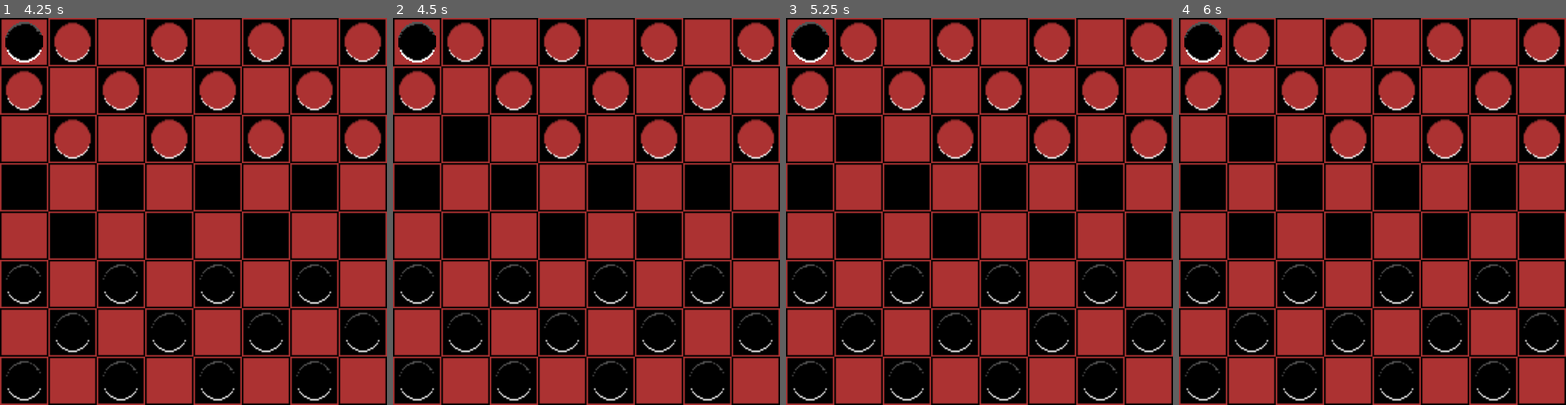
Above: before the commit, frames 1-4 (left to right).
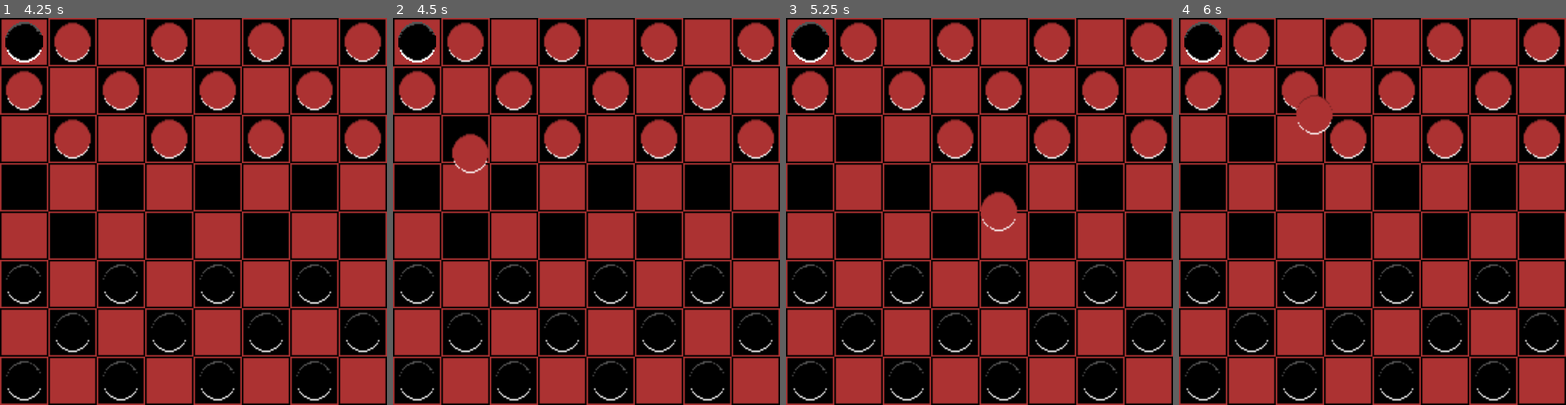
Above: after the commit, the same moments.

Repository: psantimauro/godotProjects
Game: Godot game, scene res://scenes/Main.tscn
Same seed, same stepped clock (60 frames per second), same inputs: the game is played once before the commit and once after it.
Inputs (mouse positions are in pixels of both pictures, inside the frame that each line leads up to):
- Up to frame 1 (4.25 s): tap Enter at 0.5, 2, 3.5 s; move the mouse to (278, 192) at 0.52 s; click (278, 192) at 0.67 s; tap Space at 1.25, 2.75 s; move the mouse to (116, 230) at 1.27 s; click (116, 230) at 1.42 s; move the mouse to (232, 126) at 2.02 s; click (232, 126) at 2.17 s; move the mouse to (174, 288) at 2.77 s; click (174, 288) at 2.92 s; move the mouse to (309, 269) at 3.52 s; click (309, 269) at 3.67 s
- Up to frame 2 (4.5 s): tap Space at 4.25 s; move the mouse to (470, 153) at 4.27 s; click (470, 153) at 4.42 s
- Up to frame 3 (5.25 s): move the mouse to (998, 211) at 5.02 s; click (998, 211) at 5.17 s
- Up to frame 4 (6 s): move the mouse to (1314, 114) at 5.77 s; click (1314, 114) at 5.92 s

Frame 1 is identical in both runs. In frame 2, 0.7% of the frame differs, in the area x 15-25%, y 29-41%; in frame 3, 0.5%; in frame 4, 0.4%.

Commit message:
Added Piece/Cursor Follow and started laying out work for scoring

Diff:
--- a/Checkers/MainGame.gd
+++ b/Checkers/MainGame.gd
@@ -14,6 +14,7 @@
 	generateBoard()
 	intializePlayerPieces()
 	$TileMap.updateBoard(BoardDictionary)
+	currentPlayer.currentTurn = true
 	print("Go ", currentPlayer.color)
 
 
@@ -33,24 +34,25 @@
 				tileItem["piece"] = currentPieceInPlayerHand
 				print("returning :", tilePosition)
 				currentPieceInPlayerHand = null
+				currentPlayer.showPieceInHand = false
 				BoardDictionary[str(tilePosition)] = tileItem
 				$TileMap.updateBoardCell(tileItem,tilePosition.x, tilePosition.y)
-			elif tileItem["piece"] != "":
-				pickingUp = false
-				previousPosition = tilePosition
+		#	elif tileItem["piece"] != null:
+		#		pickingUp = false
+		#		previousPosition = tilePosition
 				#erase_cell(1,tilePosition)
-				print("removing ", str(tilePosition))
-				currentPieceInPlayerHand = tileItem["piece"]
-				tileItem["piece"] = ""
-				BoardDictionary[str(tilePosition)] = tileItem
-				$TileMap.updateBoardCell(tileItem,tilePosition.x, tilePosition.y)
-			elif previousPosition and (isValidPosition(tileItem,d, currentPieceInPlayerHand,false)): #  or d == Vector2i.ZERO)
+		#		print("removing ", str(tilePosition))
+		#		currentPieceInPlayerHand = tileItem["piece"]
+		#		tileItem["piece"] = null
+		#		BoardDictionary[str(tilePosition)] = tileItem
+		#		$TileMap.updateBoardCell(tileItem,tilePosition.x, tilePosition.y)
+			elif previousPosition and (isValidPosition(tileItem,d, currentPieceInPlayerHand)): #  or d == Vector2i.ZERO)
 
 				#set_cell(1,tilePosition,1, Vector2(currentPiece/2,0), 0)
 				tileItem["piece"] = currentPieceInPlayerHand
 				print("placing :", tilePosition)
 				currentPieceInPlayerHand = null
-
+				currentPlayer.showPieceInHand = false
 				BoardDictionary[str(tilePosition)] = tileItem
 				$TileMap.updateBoardCell(tileItem,tilePosition.x, tilePosition.y)
 				changeCurrentPlayer()
@@ -60,27 +62,49 @@
 		mouse_click_positions = tilePosition
 		if BoardDictionary.has(str(tilePosition)) and currentPieceInPlayerHand == null:
 			var tileItem = BoardDictionary[str(tilePosition)]
-			if tileItem["piece"] and  tileItem["piece"] == currentPlayer.color:
+			if tileItem["piece"] and  tileItem["piece"].color == currentPlayer.color:
 				currentPieceInPlayerHand = tileItem["piece"]
-				tileItem["piece"] = ""
+				tileItem["piece"] = null
 				BoardDictionary[str(tilePosition)] = tileItem
 				previousPosition = tilePosition
 				print("picking ", tilePosition)
 				$TileMap.updateBoardCell(tileItem,tilePosition.x, tilePosition.y)
 				pickingUp = true
+				currentPlayer.showPieceInHand = true
 
-func isValidPosition(item, delta, color, isKinged):
+func isValidPosition(item, delta, piece):
+	var isKinged = piece.kinged
 	if item["color"] != "black":
 		return
 	var canGoUp
 	var canGoDown
-	if color == "red":
+	if piece.color == "red":
 		canGoDown = true
 		canGoUp = isKinged
 	else:
 		canGoDown = isKinged
 		canGoUp = true
 	print ("Delta : ", delta)
+	print ("Delta/1 : ", delta/Vector2i.ONE)
+	var direction =0 #this should be a number between -1 UP and 1 DDOWN representing the y of the delta
+	if abs(delta.x) == abs(delta.y): #we have a linear vector
+		if delta.y > 0:
+			direction = 1
+		if delta.y < 0:
+			direction = -1
+		print("direction ", direction)
+		print("LENGTH ", delta.y)
+		#we need to iterate over LENGHT in the vector to ensure if oppisite color, space, repeat
+		if isKinged or (direction < 0 and canGoUp) or direction > 0 and canGoDown:
+			for iteration in delta.y:
+				var postitionToCheck:Vector2i = Vector2i(delta.x + iteration, delta.y + iteration) ## tthis is wrong, bring the intial position pback into this function
+				if iteration % 2 == 0:
+					print("needs to be blank")
+				else:
+					print("needs to have ennemy")
+				print(iteration)
+				print(postitionToCheck)
+
 	if delta.y == 1 and canGoDown and abs(delta.x) == 1:
 		return true
 	if delta.y == -1 and canGoUp and abs(delta.x) == 1:
@@ -100,7 +124,7 @@
 
 			BoardDictionary[str(gridLocation)] = {
 				"color" : tileColor,
-				"piece" : ""
+				"piece" : null
 			}
 func intializePlayerPieces():
 	for y in GridSize:
@@ -108,24 +132,25 @@
 			for x in GridSize:
 				var gridLocation = Vector2(x,y)
 				var boardItem = BoardDictionary[str(gridLocation)]
-				if boardItem["color"] == "black":
+				if boardItem["color"] == "black": #only black tiles are valid
 					if  y < 3: # add red
-						#set_cell(1,gridLocation,1,Vector2i(0,0),0)
 						var redPiece:Piece = piece.instantiate()
 						redPiece.color = "red"
 						add_child(redPiece)
-						boardItem["piece"] = "red"
+						boardItem["piece"] = redPiece
 					if y > 4:
-						#set_cell(1,gridLocation,1,Vector2i(1,0),0)
 						var blackPiece:Piece = piece.instantiate()
-						blackPiece.color = "red"
+						blackPiece.color = "black"
 						add_child(blackPiece)
-						boardItem["piece"] = "black"
+						boardItem["piece"] = blackPiece
 					BoardDictionary[str(gridLocation)] = boardItem
 
 func changeCurrentPlayer():
+	currentPlayer.showPieceInHand = false
+	currentPlayer.currentTurn = false
 	if currentPlayer == $RedPlayer:
 		currentPlayer = $BlackPlayer
 	else:
 		currentPlayer = $RedPlayer
+	currentPlayer.currentTurn = true
 	print("Go ", currentPlayer.color)
--- a/Checkers/Player.gd
+++ b/Checkers/Player.gd
@@ -1,5 +1,11 @@
-extends Node
+extends Node2D
+@export var currentTurn:bool = false
 
+func _ready():
+	if color == "red":
+		$Sprite2D.frame = 0
+	else:
+		$Sprite2D.frame = 1
 @export var color = "": set =  setColor
 func setColor(value):
 	value = value.to_lower()
@@ -7,5 +13,16 @@
 		color = ""
 	color = value
 
+@export var totalPieces = 12
 
-@export var totalPieces = 12
+var showPieceInHand:bool = false
+
+func _process(delta):
+
+	if showPieceInHand and currentTurn:
+
+		$Sprite2D.visible = true
+		$Sprite2D.position =  get_global_mouse_position()
+	else:
+		$Sprite2D.visible = false
+		#$Sprite2D.transform.position = Vector2.ZERO
--- a/Checkers/TileMap.gd
+++ b/Checkers/TileMap.gd
@@ -29,14 +29,14 @@
 	erase_cell(1,location)
 	if piece != null:
 		var pieceLocation = null
-		if piece == "red":
+		if piece.color == "red":
 			pieceLocation = RED_PIECE
-		if piece == "red_kinged":
-			pieceLocation = RED_PIECE_KINGED
-		if piece == "black":
+			if piece.kinged:
+				pieceLocation = RED_PIECE_KINGED
+		if piece.color == "black":
 			pieceLocation = BLACK_PIECE
-		if piece == "black_kinged":
-			pieceLocation = BLACK_PIECE_KINGED
+			if piece.kinged:
+				pieceLocation = BLACK_PIECE_KINGED
 		if pieceLocation != null:
 			set_cell(1,location,1,pieceLocation,0)
 
--- a/Checkers/project.godot
+++ b/Checkers/project.godot
@@ -1,3 +1,11 @@
+; Engine configuration file.
+; It's best edited using the editor UI and not directly,
+; since the parameters that go here are not all obvious.
+;
+; Format:
+;   [section] ; section goes between []
+;   param=value ; assign values to parameters
+
 config_version=5
 
 [application]
--- a/Checkers/scenes/player.tscn
+++ b/Checkers/scenes/player.tscn
@@ -1,6 +1,14 @@
-[gd_scene load_steps=2 format=3 uid="uid://xusklu5gnbod"]
+[gd_scene load_steps=3 format=3 uid="uid://xusklu5gnbod"]
 
 [ext_resource type="Script" path="res://Player.gd" id="1_ckfgp"]
+[ext_resource type="Texture2D" uid="uid://dn6tfxfhrhghq" path="res://ChessPiecesSprite.png" id="2_0btmp"]
 
-[node name="Player" type="Node"]
+[node name="Player" type="Node2D"]
 script = ExtResource("1_ckfgp")
+
+[node name="Sprite2D" type="Sprite2D" parent="."]
+visible = false
+texture = ExtResource("2_0btmp")
+hframes = 2
+vframes = 2
+frame = 2
